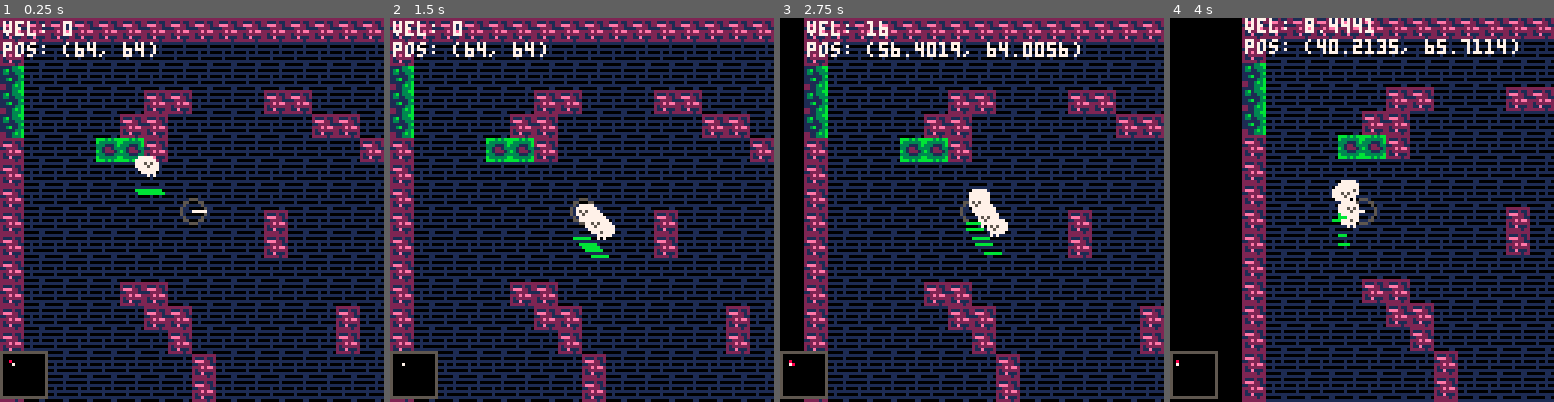
Above: before the commit, frames 1-4 (left to right).
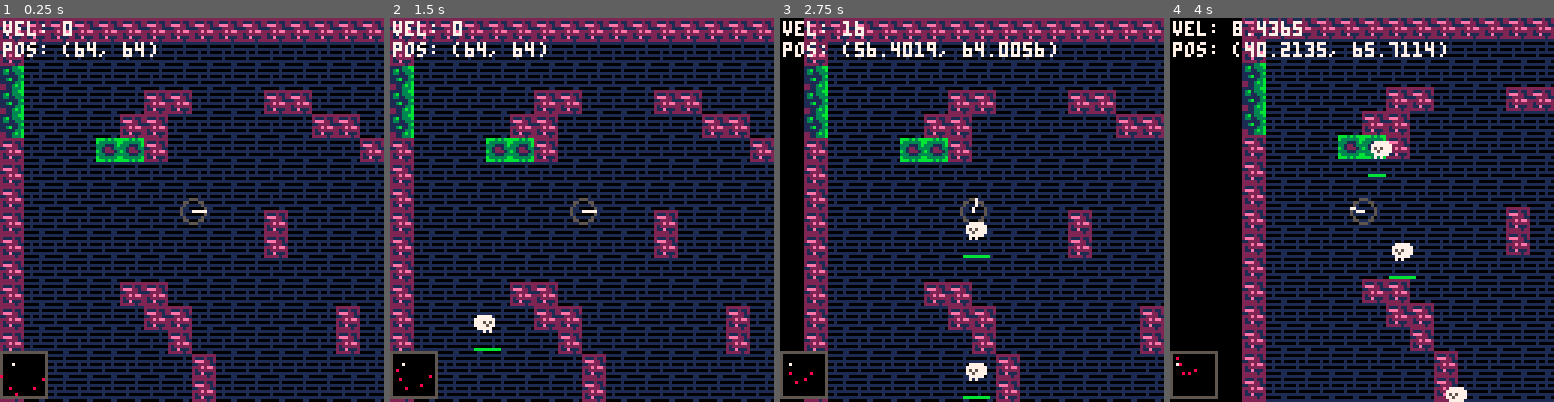
Above: after the commit, the same moments.

Repository: danneu/pico8-subspace
Game: PICO-8 cartridge subspace.p8
Same seed, same stepped clock (60 frames per second), same inputs: the game is played once before the commit and once after it.
Inputs:
- Up to frame 1 (0.25 s): no input
- Up to frame 2 (1.5 s): tap X (X key) at 0.33, 1.07 s
- Up to frame 3 (2.75 s): hold Right 1.6-2.1 s; tap X (X key) at 1.85 s; hold Up 2.15-2.42 s; hold Right from 2.47 s (still down)
- Up to frame 4 (4 s): tap X (X key) at 2.97 s; release Right at 3.03 s; hold Left 3.08-3.58 s; hold Down 3.63-3.97 s

The runs differ from the first frame. In frame 1, 0.4% of the frame differs, in the area x 0-43%, y 35-99%; in frame 2, 1.0%; in frame 3, 3.0%; in frame 4, 3.7%, in the area x 0-91%, y 0-100%.

Commit message:
Spawn test-enemies randomly

Diff:
--- a/subspace.p8
+++ b/subspace.p8
@@ -15,7 +15,10 @@
     -- more power = easier to overcome inertia
     thrustpower=1.0
 }
-local MAXINT=32767
+local MAXNUM=32767.99999
+
+-- map is a square. mapsize is pixel count of a side.
+local mapsize=128*2
 
 local bombs = {}
 local bomb_idx=#bombs -- so that first usage is idx=1
@@ -46,13 +49,18 @@
 }
 
 -- TODO: Make enemy pool and actually spawn enemies
-local enemies = {
-    {kind="follower",hp=100,maxhp=100,x=48,y=48,dx=0,dy=0,acc=rnd(1)+0.5,live=true},
-    {kind="follower",hp=100,maxhp=100,x=48,y=48,dx=0,dy=0,acc=rnd(1)+0.5,live=true},
-    {kind="follower",hp=100,maxhp=100,x=48,y=48,dx=0,dy=0,acc=rnd(1)+0.5,live=true},
-    {kind="follower",hp=100,maxhp=100,x=48,y=48,dx=0,dy=0,acc=rnd(1)+0.5,live=true},
-    {kind="follower",hp=100,maxhp=100,x=48,y=48,dx=0,dy=0,acc=rnd(1)+0.5,live=true},
-}
+local enemies = {}
+function gen_enemy()
+    local x=rnd(mapsize)
+    local y=rnd(mapsize)
+    local acc=rnd(1)+0.5
+    -- TODO: random maxspeed or scale speed difficulty progression
+    printh("enemy spawned: "..x..", "..y)
+    return {kind="follower",hp=100,maxhp=100,x=x,y=y,dx=0,dy=0,acc=acc,live=true}
+end
+for i=1,5 do
+    add(enemies, gen_enemy())
+end
 
 function vec_subtract(x2, y2, x1, y1)
     return x2-x1, y2-y1
@@ -120,13 +128,22 @@
     cls()
 end
 
+-- tweaked length calculation to avoid
+-- 16.16 fixed pt overflow.
+-- works with x,y up to +/-8191
+-- and distance up to 11584 by
+-- sacrificing some precision
 function vec_length(x, y)
-    -- beware pico8 maxint overflow
-    -- i should probably just check for negative vec_length
-    -- but this dumb hack works for now but just bets
-    -- that veclength result won't be incremented downstream.
-    local len = sqrt(x*x+y*y)
-    return len >= 0 and len or MAXINT
+    -- scale down by 6 bits
+    local x = x/64
+    local y = y/64
+
+    local sq = x*x+y*y
+    -- handle overflow
+    if (sq<0) return MAXNUM
+
+    -- scale back up by 6 bits
+    return sqrt(sq)*64
 end
 
 function vec_normalize(x, y)
@@ -270,13 +287,14 @@
 
 function draw_debug()
     local len = vec_length(p.dx, p.dy)
-    print("vel: "..len, 1, 1)
-    print("pos: ("..p.x..", "..p.y..")", 1, 8)
-end
-
--- map is 4 screens by 4 screens big, so 512x512
+    local offsetx = p.x-viewport.w/2
+    local offsety = p.y-viewport.h/2
+    print("vel: "..len, 1+offsetx, 1+offsety)
+    print("pos: ("..p.x..", "..p.y..")", 1+offsetx, 8+offsety)
+end
+
+-- map is 2 screens by 2 screens big, so 256x256
 function draw_minimap()
-    local mapsize=512
     local minisize=16
     local minix = p.x-viewport.w/2
     local miniy = p.y+viewport.h/2-minisize-1
